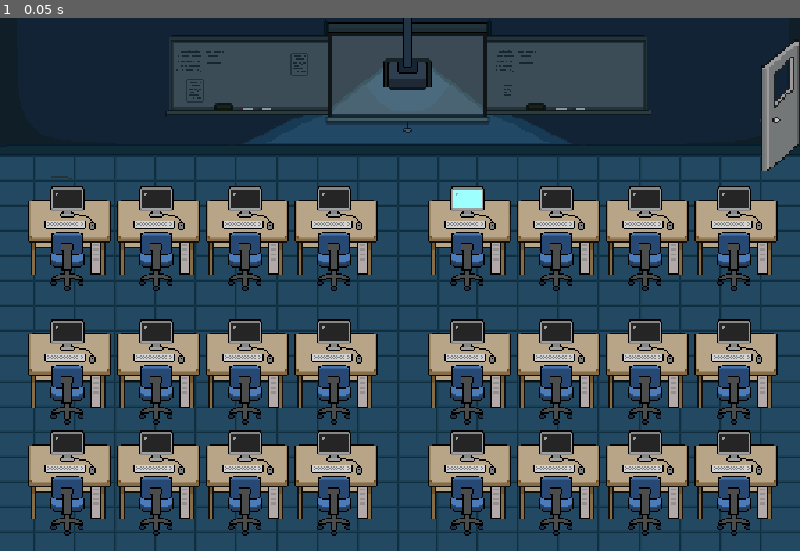
Above: before the commit, frame 1.
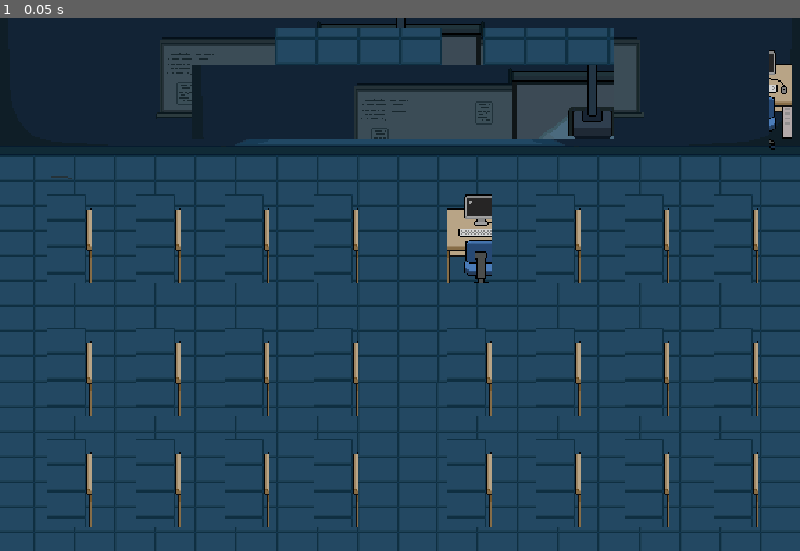
Above: after the commit, the same moment.

Repository: adillahrn/rku2.01
Game: Godot game, scene res://scenes/labkom.tscn
Same seed, same stepped clock (60 frames per second), same inputs: the game is played once before the commit and once after it. This scene is started directly instead of the project's main scene.
Inputs:
- Up to frame 1 (0.05 s): no input

The runs differ from the first frame. In frame 1, 41% of the frame differs, in the area x 3-100%, y 0-98%.

Commit message:
fix: change labkom TileSet texture region size to 16x16

Diff:
--- a/project.godot
+++ b/project.godot
@@ -13,6 +13,10 @@
 config/name="rku201"
 run/main_scene="res://scenes/intro.tscn"
 config/features=PackedStringArray("4.7", "Forward Plus")
+
+[autoload]
+
+DialogueManager="*res://scripts/dialogue_manager.gd"
 
 [display]
 
@@ -50,7 +54,8 @@
 }
 interact={
 "deadzone": 0.2,
-"events": [Object(InputEventKey,"resource_local_to_scene":fa …(211 unchanged characters)… "location":0,"echo":false,"script":null)]
+"events": [Object(InputEventKey,"resource_local_to_scene":fa …(211 unchanged characters)… "location":0,"echo":false,"script":null)
+]
 }
 
 [physics]
@@ -61,7 +66,3 @@
 
 textures/canvas_textures/default_texture_filter=0
 rendering_device/driver.windows="d3d12"
-
-[autoload]
-
-DialogueManager="*res://scripts/dialogue_manager.gd"
--- a/scenes/labkom.tscn
+++ b/scenes/labkom.tscn
@@ -5,7 +5,7 @@
 
 [sub_resource type="TileSetAtlasSource" id="TileSetAtlasSource_ig88o"]
 texture = ExtResource("2_maqd2")
-texture_region_size = Vector2i(30, 19)
+texture_region_size = Vector2i(16, 16)
 20:4/0 = 0
 21:4/0 = 0
 22:4/0 = 0
--- a/scenes/labkom1.tscn
+++ b/scenes/labkom1.tscn
@@ -5,7 +5,7 @@
 
 [sub_resource type="TileSetAtlasSource" id="TileSetAtlasSource_maqd2"]
 texture = ExtResource("2_hnldu")
-texture_region_size = Vector2i(30, 19)
+texture_region_size = Vector2i(16, 16)
 20:4/0 = 0
 21:4/0 = 0
 22:4/0 = 0
